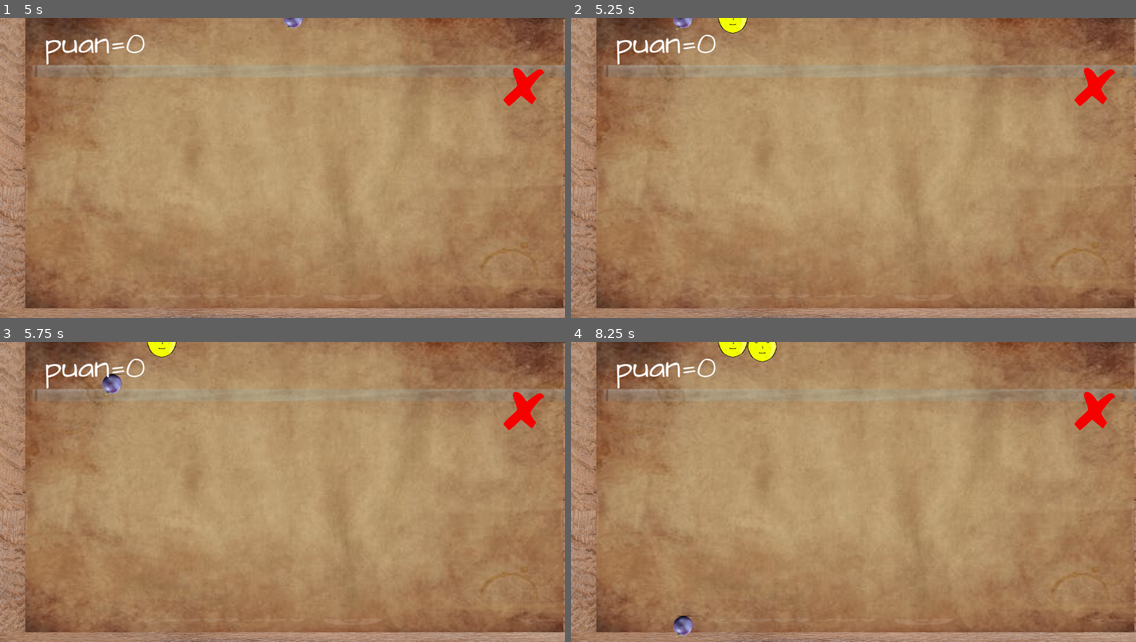
Above: before the commit, frames 1-4 (two rows, left to right).
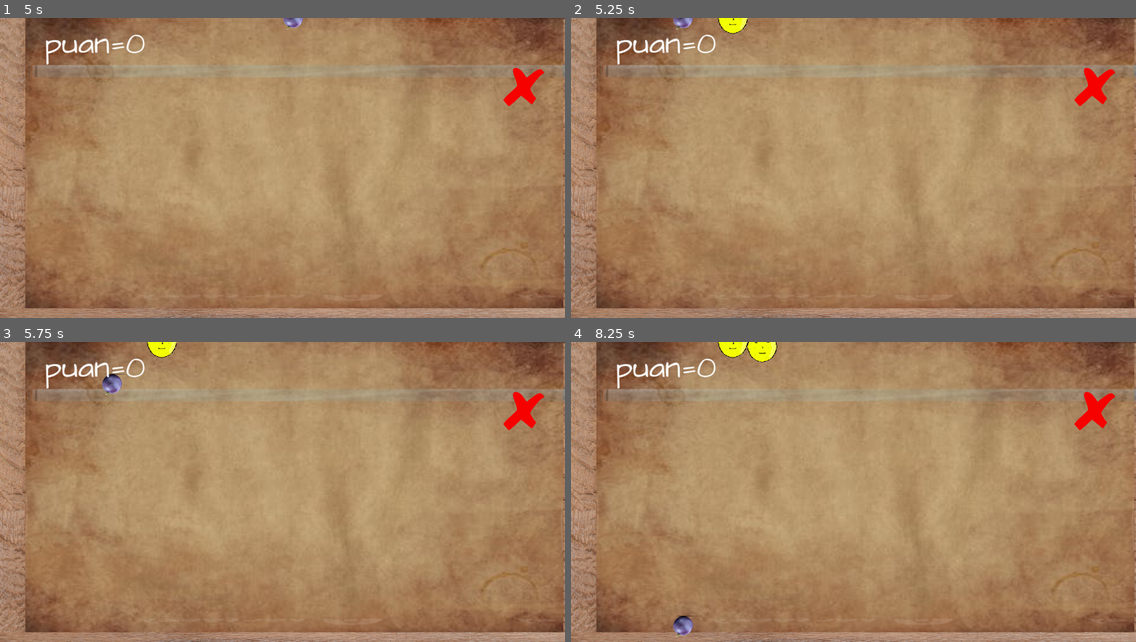
Above: after the commit, the same moments.

Repository: Alciella/meyvebirlestirme
Game: Godot game, scene res://sahneler/main menu.tscn
Same seed, same stepped clock (60 frames per second), same inputs: the game is played once before the commit and once after it.
Inputs (mouse positions are in pixels of both pictures, inside the frame that each line leads up to):
- Up to frame 1 (5 s): click "oyna" at 0.5 s; tap Enter at 1.25, 2.75, 4.25 s; move the mouse to (406, 153) at 1.27 s; tap D (sağ) at 1.35, 3.6 s; tap Space at 2, 3.5 s; move the mouse to (169, 183) at 2.02 s; tap A (sol) at 2.1, 4.35 s; move the mouse to (339, 102) at 2.77 s; press the mouse at (339, 102) at 2.78 s; move the mouse to (254, 228) at 3.52 s; release the mouse at (254, 228) at 3.53 s; move the mouse to (452, 213) at 4.27 s
- Up to frame 2 (5.25 s): tap Space at 5 s; move the mouse to (684, 123) at 5.02 s; click (684, 123) at 5.1 s
- Up to frame 3 (5.75 s): no input
- Up to frame 4 (8.25 s): move the mouse to (881, 492) at 5.77 s; tap D (sağ) at 5.85, 8.1 s; move the mouse to (768, 417) at 6.52 s; tap A (sol) at 6.6 s; move the mouse to (977, 477) at 7.27 s; press the mouse at (977, 477) at 7.28 s; move the mouse to (740, 507) at 8.02 s; release the mouse at (740, 507) at 8.03 s

Frame 1 is identical in both runs. In frame 2, less than 0.1% of the frame differs, in the area x 26-32%, y 0-6%; in frame 3, less than 0.1%; in frame 4, less than 0.1%, in the area x 26-37%, y 0-7%.

Commit message:
limon hd

Diff:
--- a/objeler/limon.tscn
+++ b/objeler/limon.tscn
@@ -1,7 +1,7 @@
 [gd_scene load_steps=4 format=3 uid="uid://dyoj4ddoilwqr"]
 
 [ext_resource type="Script" uid="uid://btsvv6yly80sg" path="res://objeler/limon.gd" id="1_rg3e8"]
-[ext_resource type="Texture2D" uid="uid://bo2acb04ihwkr" path="res://limon.png" id="2_rg3e8"]
+[ext_resource type="Texture2D" uid="uid://cvqw75sutah3r" path="res://limon_resized_1080.png" id="2_rg3e8"]
 
 [sub_resource type="CircleShape2D" id="CircleShape2D_6kkb1"]
 
@@ -17,7 +17,7 @@
 
 [node name="Sprite2D-model" type="Sprite2D" parent="RigidBody2D-tribbie/CollisionShape2D"]
 rotation = 3.14159
-scale = Vector2(0.33, 0.33)
+scale = Vector2(0.02, 0.02)
 texture = ExtResource("2_rg3e8")
 
 [connection signal="body_entered" from="RigidBody2D-tribbie" to="RigidBody2D-tribbie" method="_on_body_entered"]
Binary file added: limon_resized_1080.png
Not shown, added: limon_resized_1080.png.import
